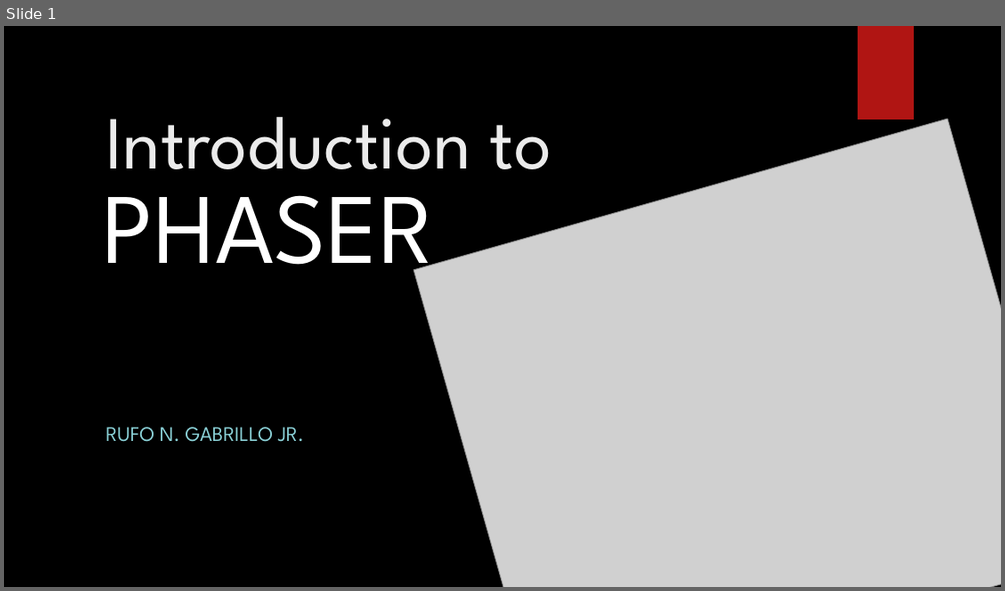
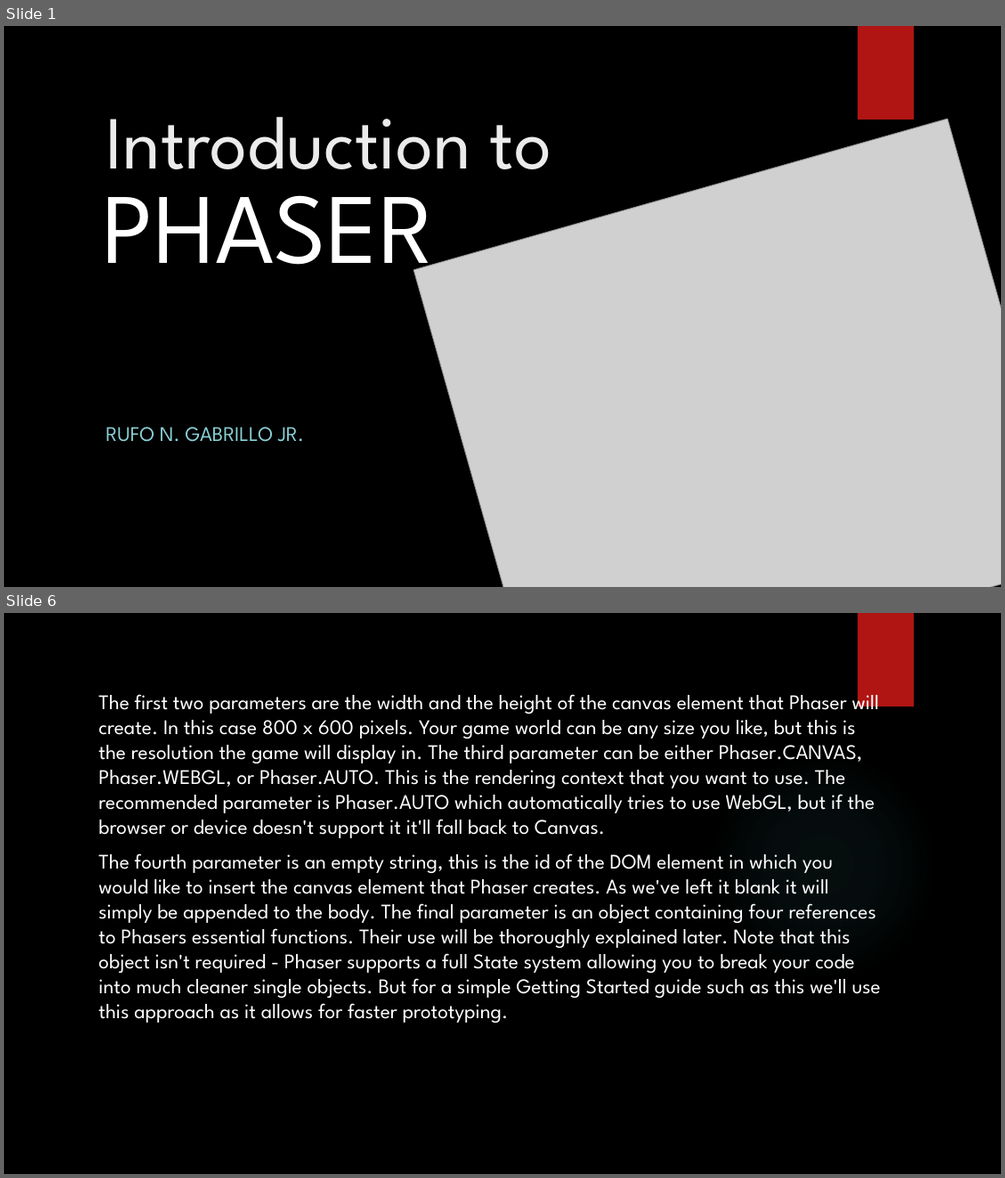
Before and after one commit to jrgabrillo/lectures, a slide deck: phaser/lectures/2. introduction to phaser.pptx. Shown one above the other, each under a label of ours: slide 1 before the commit, slides 1 and 6 after it; the slides between them are not shown. The pictures are 1005x591 and 1005x1178 pixels, drawn with LibreOffice and Linux fonts; fonts in the diff are those of the drawing; grey boxes stand for pictures; background and template pictures are left out. Boxes give left, top, right and bottom in pixels: in the first picture for what was removed or moved away, otherwise in the second. Text is boxed around its words. In the diff, an @@ line names an element or a change of style, - is before the commit and + after.

```diff
--- a/phaser/lectures/2. introduction to phaser.pptx
+++ b/phaser/lectures/2. introduction to phaser.pptx
@@ slide 6 added at bbox=[4, 613, 1001, 1174], background picture (left out); not listed: 2 template elements that a slide beside it also shows @@
@@ text added at bbox=[98, 688, 881, 1022], 20 pt, text #FFFFFF @@
+The first two parameters are the width and the height of the canvas element that Phaser will create. In this case 800 x 600 pixels. Your game world can be any size you like, but this is the resolution the game will display in. The third parameter can be either Phaser.CANVAS, Phaser.WEBGL, or Phaser.AUTO. This is the rendering context that you want to use. The recommended parameter is Phaser.AUTO which automatically tries to use WebGL, but if the browser or device doesn't support it it'll fall back to Canvas.
+The fourth parameter is an empty string, this is the id of the DOM element in which you would like to insert the canvas element that Phaser creates. As we've left it blank it will simply be appended to the body. The final parameter is an object containing four references to Phasers essential functions. Their use will be thoroughly explained later. Note that this object isn't required - Phaser supports a full State system allowing you to break your code into much cleaner single objects. But for a simple Getting Started guide such as this we'll use this approach as it allows for faster prototyping.
```
Also in this commit, not shown: 1 slide changed, 3 other slides added, 22 other files.
